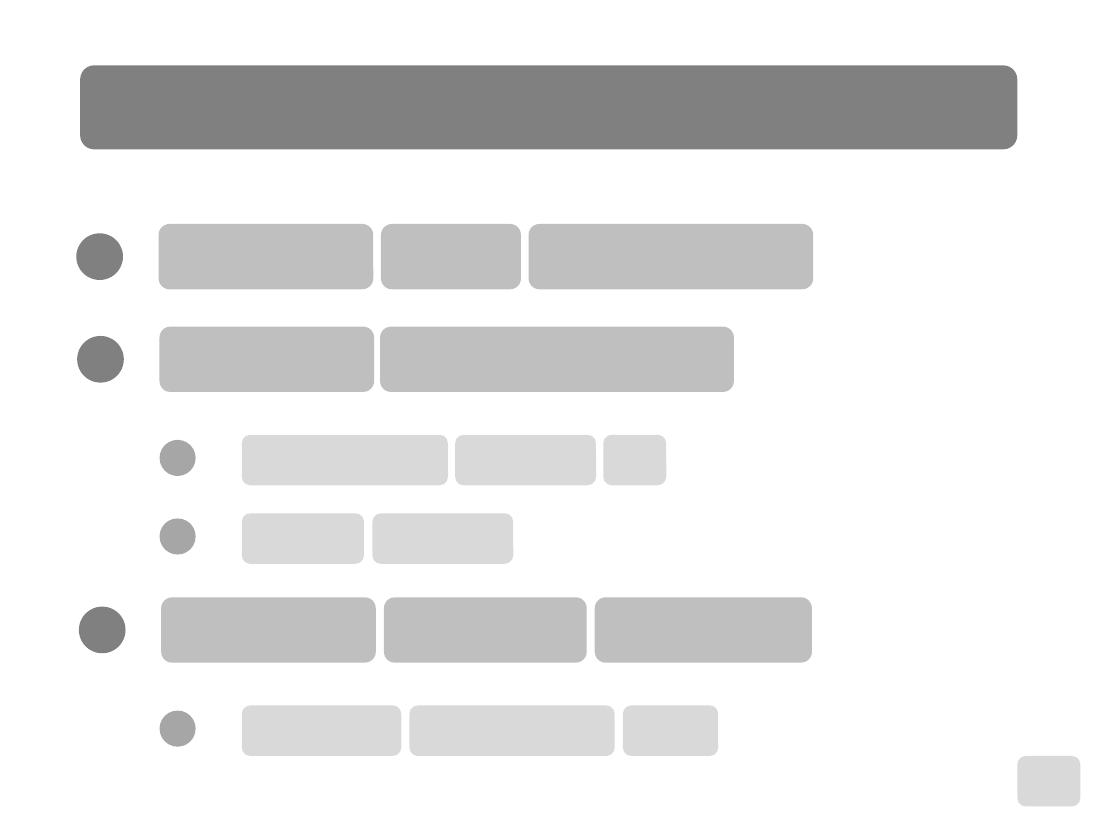
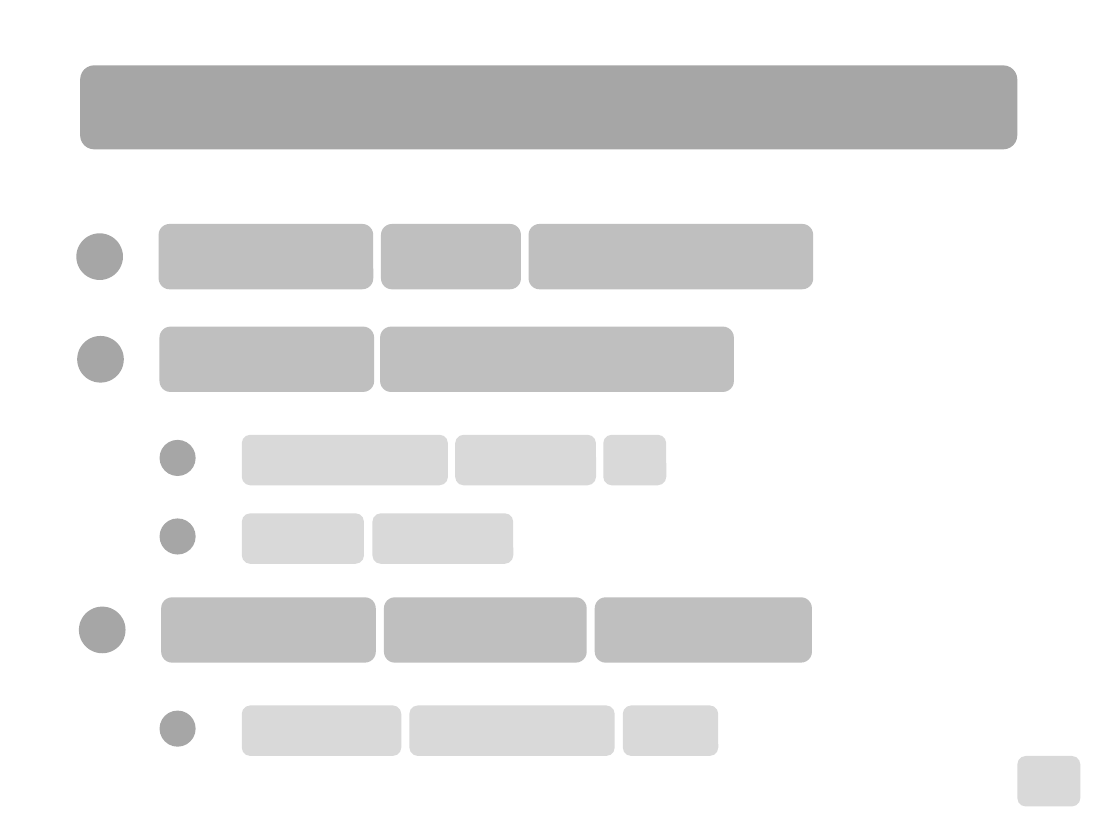
Before and after one commit to PowerPointLabs/PowerPointLabs, a slide deck: slide 1 of doc/Landing page image - before.pptx. Drawn at 1120x840 pixels with LibreOffice and Linux fonts; fonts in the diff are those of the drawing. Boxes give left, top, right and bottom in pixels: in the first picture for what was removed or moved away, otherwise in the second. Text is boxed around its words. In the diff, an @@ line names an element or a change of style, - is before the commit and + after.

```diff
--- a/doc/Landing page image - before.pptx
+++ b/doc/Landing page image - before.pptx
@@ fill #808080 to #A6A6A6 in 4 elements at bbox=[76, 233, 123, 280], bbox=[77, 336, 124, 383], bbox=[78, 607, 125, 654], bbox=[81, 65, 1018, 149] @@
```
Also in this commit, not shown: 1 slide added, 1 slide removed, 6 other files.
